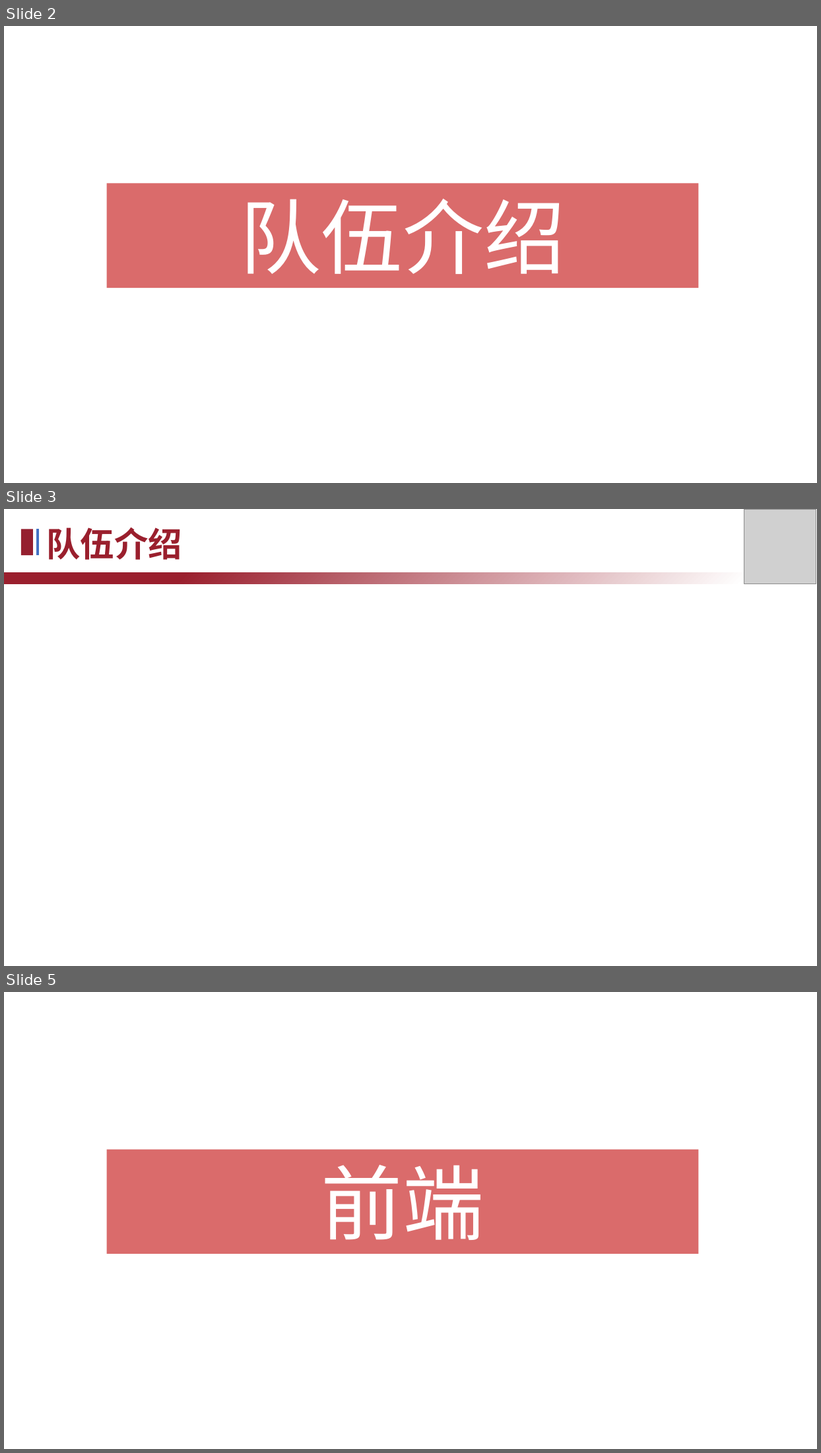
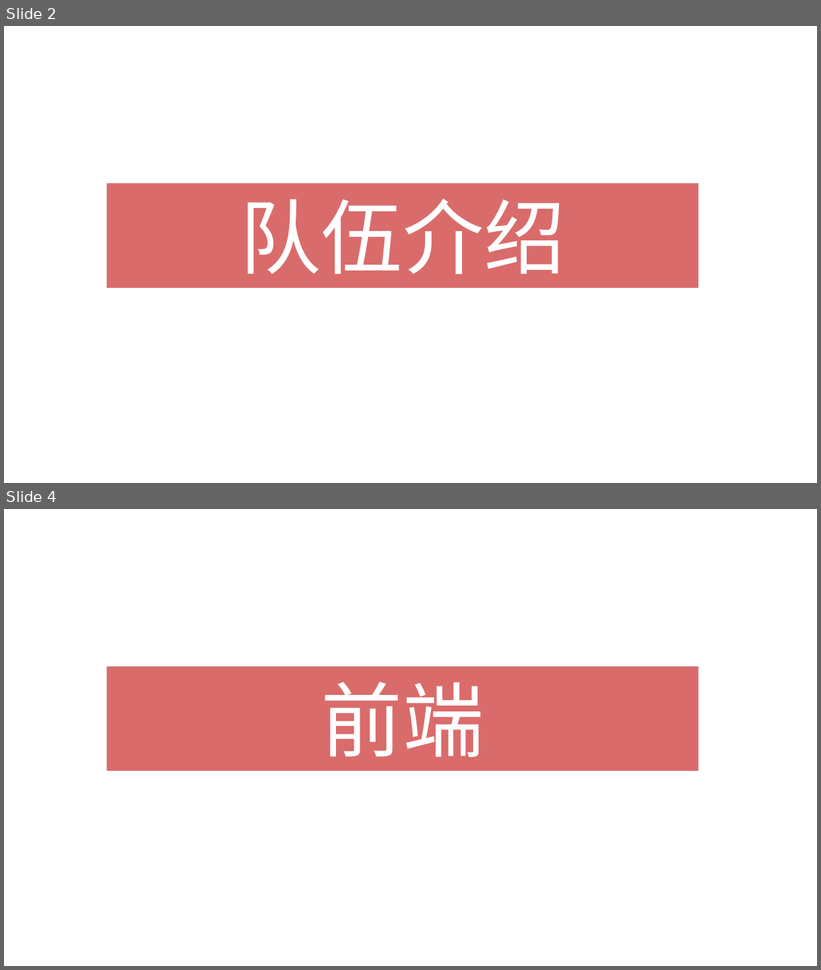
Before and after one commit to TheSkyFuker54188/Compiler-2025, a slide deck: doc/2025编译系统设计赛答辩.pptx. Shown one above the other, each under a label of ours: slides 2, 3 and 5 before the commit, slides 2 and 4 after it; the slides between them are not shown. The pictures are 821x1453 and 821x970 pixels, drawn with LibreOffice and Linux fonts; fonts in the diff are those of the drawing; grey boxes stand for pictures. Boxes give left, top, right and bottom in pixels: in the first picture for what was removed or moved away, otherwise in the second. Text is boxed around its words. In the diff, an @@ line names an element or a change of style, - is before the commit and + after.

Commit message:
ppt

```diff
--- a/doc/2025编译系统设计赛答辩.pptx
+++ b/doc/2025编译系统设计赛答辩.pptx
@@ slide 3 removed at [4,509,817,966], background #FFFFFF @@
@@ text removed at [47,527,182,560] @@
-队伍介绍
@@ picture removed at [745,509,816,584] @@
@@ rectangle removed at [21,529,32,555] @@
@@ line removed from (38, 529) to (38, 555) @@
@@ rectangle removed at [4,572,816,584] @@
@@ what was slide 5 is now slide 4 @@
```
Also in this commit, not shown: 2 slides changed, 1 other slide removed.
